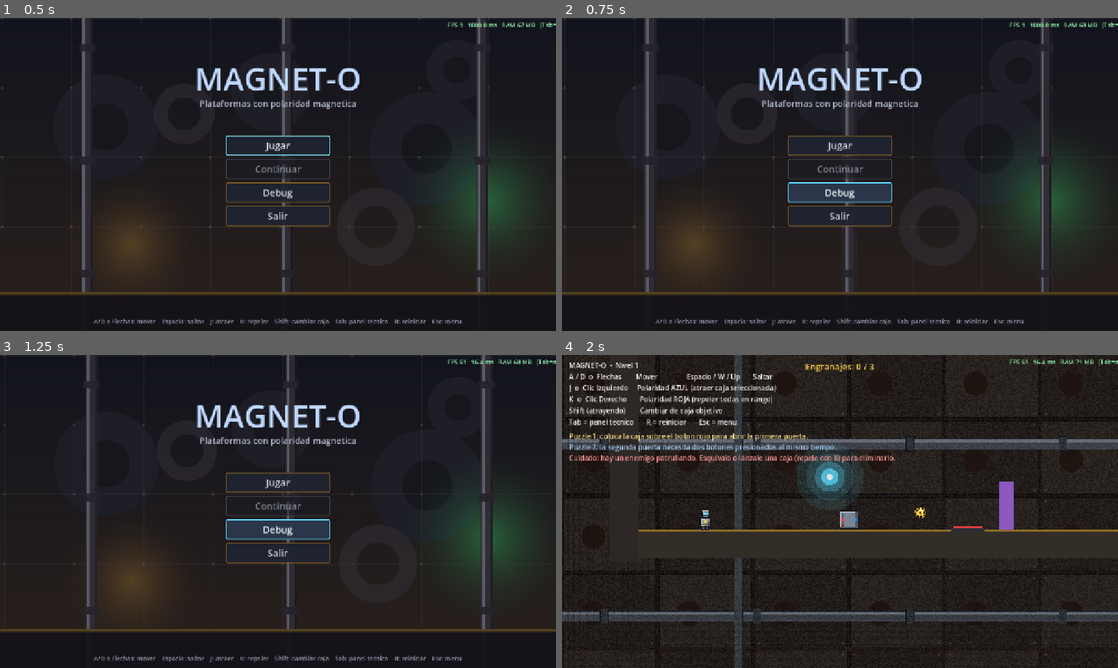
Above: before the commit, frames 1-4 (two rows, left to right).
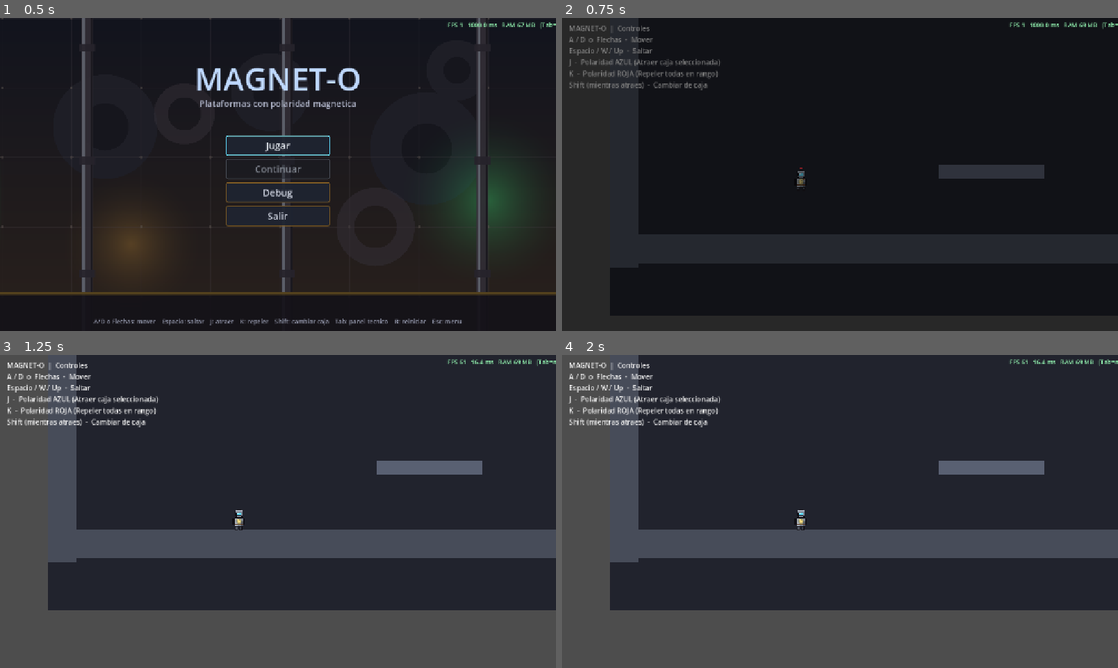
Above: after the commit, the same moments.

Repository: manueleaf/Proyecto_videojuegos_2026_individual
Game: Godot game, scene res://scenes/MainMenu.tscn
Two runs of this game, one before a commit and one after it. Both use one fixed random seed, a clock stepped at 60 frames per second and the inputs below.
Inputs (mouse positions are in pixels of both pictures, inside the frame that each line leads up to):
- Up to frame 1 (0.5 s): no input
- Up to frame 2 (0.75 s): click "Debug" at 0.5 s
- Up to frame 3 (1.25 s): no input
- Up to frame 4 (2 s): click (840, 483) at 1.25 s, where only the run before the commit has a clickable "Jugar"

Frame 1 is identical in both runs. In frame 2, 18% of the frame differs, in the area x 0-100%, y 0-99%; in frame 3, 43%; in frame 4, 56%, in the area x 0-100%, y 0-100%.

Commit message:
fix: boton Debug abre la prueba de paredes magneticas si no hay DebugMenu
Co-Authored-By: Claude Opus 4.8 (1M context) <noreply@anthropic.com>

Diff:
--- a/scripts/MainMenu.gd
+++ b/scripts/MainMenu.gd
@@ -26,5 +26,8 @@
 	# lo crean Integrante 1 e Integrante 3 en DebugMenu.tscn.
 	if ResourceLoader.exists(DEBUG_MENU_PATH):
 		get_tree().change_scene_to_file(DEBUG_MENU_PATH)
+	elif ResourceLoader.exists("res://scenes/TestLevel_MagneticWalls.tscn"):
+		# Aún no hay DebugMenu; abrimos directo la prueba de paredes magnéticas.
+		get_tree().change_scene_to_file("res://scenes/TestLevel_MagneticWalls.tscn")
 	else:
 		push_warning("DebugMenu.tscn aún no existe (lo crean Integrante 1 / 3).")
